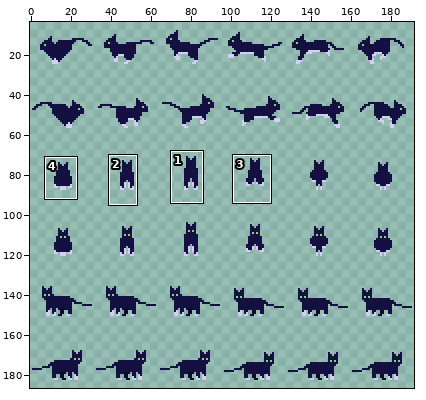
File history of a sprite sheet, target/classes/textures/player/aqua.png. Above, an overview of the earlier version with the close-up marked.
Close-up. The starting point:
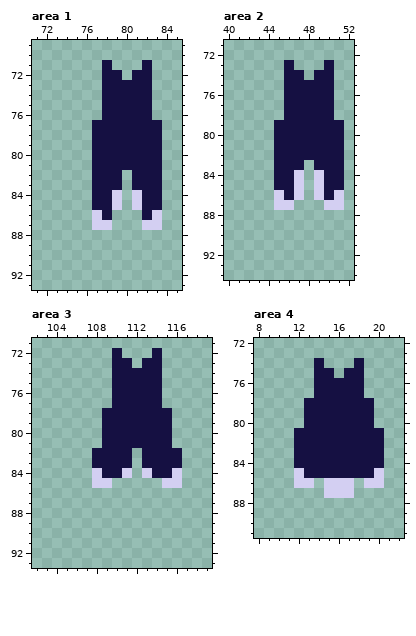
The file is 192x192 pixels. Shown: area 1: x 71..85, y 69..93; area 2: x 40..52, y 71..94; area 3: x 102..119, y 71..93; area 4: x 8..22, y 72..91. The wide view leaves out empty margins. The commit also changed other parts of the picture, which this record leaves out.
Once edited:
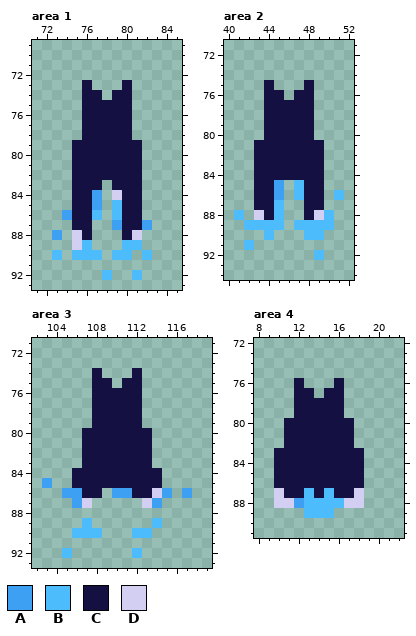
Palette (. is transparent): A #3da0f2  B #4dbcfd  C #151042  D #d3cff2
Edits made:
Area 1:
y 71: x 78 C -> .; x 82 C -> .
y 72: x 78..79 CC -> ..; x 81..82 CC -> ..
y 73: x 76 . -> C; x 78..79 CC -> ..; x 81..82 CC -> ..
y 74: x 76..78 ..C -> CC.; x 81..82 CC -> ..
y 75..76: x 76..77 .. -> CC; x 81..82 CC -> ..
y 77..78: x 76 . -> C; x 81..83 CCC -> ...
y 79..81: x 75..76 .. -> CC; x 82..83 CC -> ..
y 82: x 75..76 .. -> CC; x 80 . -> C; x 82..83 CC -> ..
y 83: x 75..76 .. -> CC; x 78 C -> .; x 80 . -> C; x 82..83 CC -> ..
y 84: x 75..78 ..CC -> CCA.; x 80..83 .DCC -> CC..
y 85: x 75..83 ..CCD.DCC -> CCA.BCC..
y 86: x 74..83 ...DC...CD -> ACCB.BCC..
y 87: x 75..83 ..DD...DD -> CC..ACCA.
y 88: x 73 . -> A; x 75..76 .. -> DC; x 80..81 .. -> CD
y 89: x 75..76 .. -> DB; x 80..81 .. -> BB
y 90: x 73 . -> B; x 75..77 ... -> BBB; x 79..80 .. -> BB; x 82 . -> B
y 92: x 78 . -> B; x 81 . -> B
Area 2:
y 73: x 46 C -> .; x 50 C -> .
y 74: x 46..47 CC -> ..; x 49..50 CC -> ..
y 75: x 44 . -> C; x 46..47 CC -> ..; x 49..50 CC -> ..
y 76: x 44..46 ..C -> CC.; x 49..50 CC -> ..
y 77..78: x 44..45 .. -> CC; x 49..50 CC -> ..
y 79..80: x 44 . -> C; x 49..51 CCC -> ...
y 81..82: x 43..44 .. -> CC; x 50..51 CC -> ..
y 83: x 43..44 .. -> CC; x 48 . -> C; x 50..51 CC -> ..
y 84: x 43..44 .. -> CC; x 47..51 D.DCC -> CCC..
y 85: x 43..51 ..CCD.DCC -> CCA.BCC..
y 86: x 43..51 ..DCD.DCD -> CCA.BCC.B
y 87: x 43..46 ..DD -> CCB.; x 48..51 ..DD -> CC..
y 88: x 41 . -> B; x 43..45 ... -> DCB; x 48..50 ... -> CDB
y 89: x 42..45 .... -> BBBB; x 47..50 .... -> BBBB
y 90: x 44 . -> B; x 48..49 .. -> BB
y 91: x 42 . -> B
y 92: x 49 . -> B
Area 3:
y 72: x 110 C -> .; x 114 C -> .
y 73: x 110..111 CC -> ..; x 113..114 CC -> ..
y 74: x 108 . -> C; x 110..111 CC -> ..; x 113..114 CC -> ..
y 75: x 108..110 ..C -> CC.; x 113..114 CC -> ..
y 76..77: x 108..109 .. -> CC; x 113..114 CC -> ..
y 78..79: x 108 . -> C; x 113..115 CCC -> ...
y 80..81: x 107..108 .. -> CC; x 114..115 CC -> ..
y 82..83: x 107 . -> C; x 112 . -> C; x 114..116 CCC -> ...
y 84: x 106..108 ..D -> CCC; x 111..113 D.D -> CCC; x 115..116 CD -> ..
y 85: x 103 . -> A; x 106..116 ..DD.....DD -> CCCCCCCCC..
y 86: x 105..108 .... -> AACC; x 110..115 ...... -> AACCDA; x 117 . -> A
y 87: x 106..107 .. -> AD; x 113..114 .. -> DA
y 89: x 107 . -> B; x 114 . -> B
y 90: x 106..108 ... -> BBB; x 112..113 .. -> BB
y 92: x 105 . -> B; x 112 . -> B
Area 4:
y 74: x 14 C -> .; x 18 C -> .
y 75: x 14..15 CC -> ..; x 17..18 CC -> ..
y 76: x 12 . -> C; x 14..15 CC -> ..; x 17..18 CC -> ..
y 77: x 12..14 ..C -> CC.; x 17..18 CC -> ..
y 78..79: x 12 . -> C; x 17..19 CCC -> ...
y 80: x 11..12 .. -> CC; x 18..19 CC -> ..
y 81..82: x 11 . -> C; x 18..20 CCC -> ...
y 83..84: x 10..11 .. -> CC; x 19..20 CC -> ..
y 85: x 10..12 ..D -> CCC; x 19..20 CD -> ..
y 86: x 10..20 ..DD.DDD.DD -> CCCCCCCCC..
y 87: x 10..18 .....DDD. -> DCCBCBCCD
y 88: x 10..18 ......... -> DDABBBBDD
y 89: x 13..15 ... -> BBB
